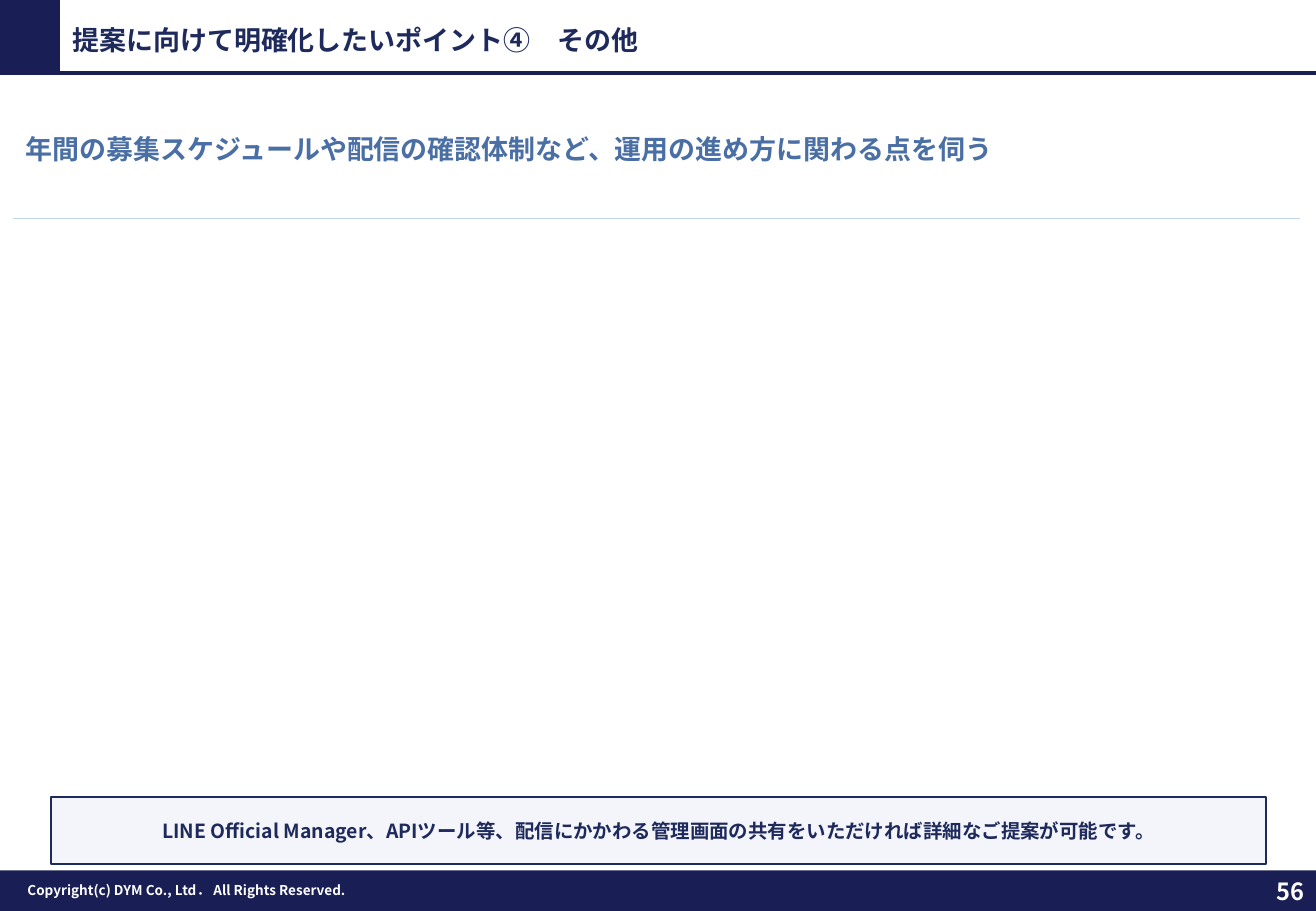
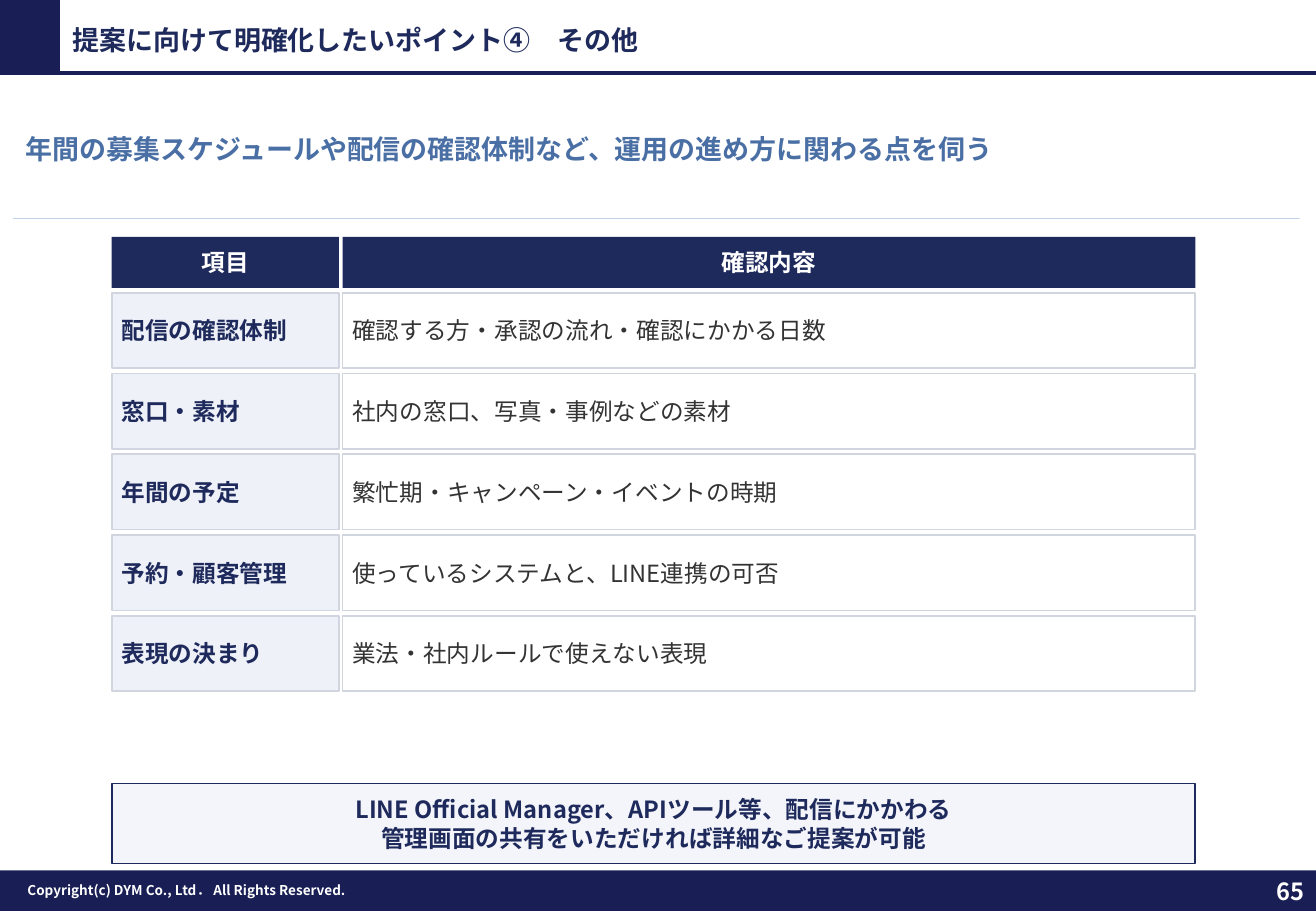
Before and after one commit to tonomura-r-dev/folder, a slide deck: slide 65 of 教育（塾）業界_LINE公式アカウント運用のご提案_新FMT版.pptx (slide 56 before the commit). Drawn at 1316x911 pixels with LibreOffice and Linux fonts; fonts in the diff are those of the drawing; background and template pictures are left out. Boxes give left, top, right and bottom in pixels: in the first picture for what was removed or moved away, otherwise in the second. Text is boxed around its words. In the diff, an @@ line names an element or a change of style, - is before the commit and + after.

```diff
--- a/教育（塾）業界_LINE公式アカウント運用のご提案_新FMT版.pptx
+++ b/教育（塾）業界_LINE公式アカウント運用のご提案_新FMT版.pptx
@@ rectangle added at box(112, 237, 339, 288), fill #1F2A5C, 14 pt, text #FFFFFF, bold @@
+項目
@@ rectangle added at box(343, 237, 1196, 288), fill #1F2A5C, 14 pt, text #FFFFFF, bold @@
+確認内容
@@ rectangle added at box(112, 293, 339, 368), fill #EEF1F8, outline #D0D5E0 1 pt, 14 pt, text #1F2A5C, bold @@
+配信の確認体制
@@ rectangle added at box(343, 293, 1196, 368), fill #FFFFFF, outline #D0D5E0 1 pt, 14 pt, text #333333 @@
+確認する方・承認の流れ・確認にかかる日数
@@ rectangle added at box(112, 374, 339, 450), fill #EEF1F8, outline #D0D5E0 1 pt, 14 pt, text #1F2A5C, bold @@
+窓口・素材
@@ rectangle added at box(343, 374, 1196, 450), fill #FFFFFF, outline #D0D5E0 1 pt, 14 pt, text #333333 @@
+社内の窓口、写真・事例などの素材
@@ rectangle added at box(112, 454, 339, 530), fill #EEF1F8, outline #D0D5E0 1 pt, 14 pt, text #1F2A5C, bold @@
+年間の予定
@@ rectangle added at box(343, 454, 1196, 530), fill #FFFFFF, outline #D0D5E0 1 pt, 14 pt, text #333333 @@
+繁忙期・キャンペーン・イベントの時期
@@ rectangle added at box(112, 536, 339, 611), fill #EEF1F8, outline #D0D5E0 1 pt, 14 pt, text #1F2A5C, bold @@
+予約・顧客管理
@@ rectangle added at box(343, 536, 1196, 611), fill #FFFFFF, outline #D0D5E0 1 pt, 14 pt, text #333333 @@
+使っているシステムと、LINE連携の可否
@@ rectangle added at box(112, 616, 339, 691), fill #EEF1F8, outline #D0D5E0 1 pt, 14 pt, text #1F2A5C, bold @@
+表現の決まり
@@ rectangle added at box(343, 616, 1196, 691), fill #FFFFFF, outline #D0D5E0 1 pt, 14 pt, text #333333 @@
+業法・社内ルールで使えない表現
@@ rectangle "LINE Official Manager、APIツール等、配信にかかわる 管理画面の共有をいただければ詳細なご提案が可 ...": place and size @@
-rectangle "LINE Official Manager、APIツール等、配信にかかわる 管理画面の共有をいただければ詳細なご提案が可 ..." at box(51, 797, 1266, 864)
+rectangle "LINE Official Manager、APIツール等、配信にかかわる 管理画面の共有をいただければ詳細なご提案が可 ..." at box(112, 784, 1196, 864)
@@ text in rectangle at box(355, 798, 952, 849): text changed; size 11.5 to 14 pt @@
-LINE Official Manager、APIツール等、配信にかかわる管理画面の共有をいただければ詳細なご提案が可能です。
+LINE Official Manager、APIツール等、配信にかかわる
+管理画面の共有をいただければ詳細なご提案が可能
@@ page number at box(1276, 882, 1304, 901): text changed @@
-56
+65
```
Also in this commit, not shown: 35 other slides changed, 20 slides added, 4 slides removed, 4 other files.
